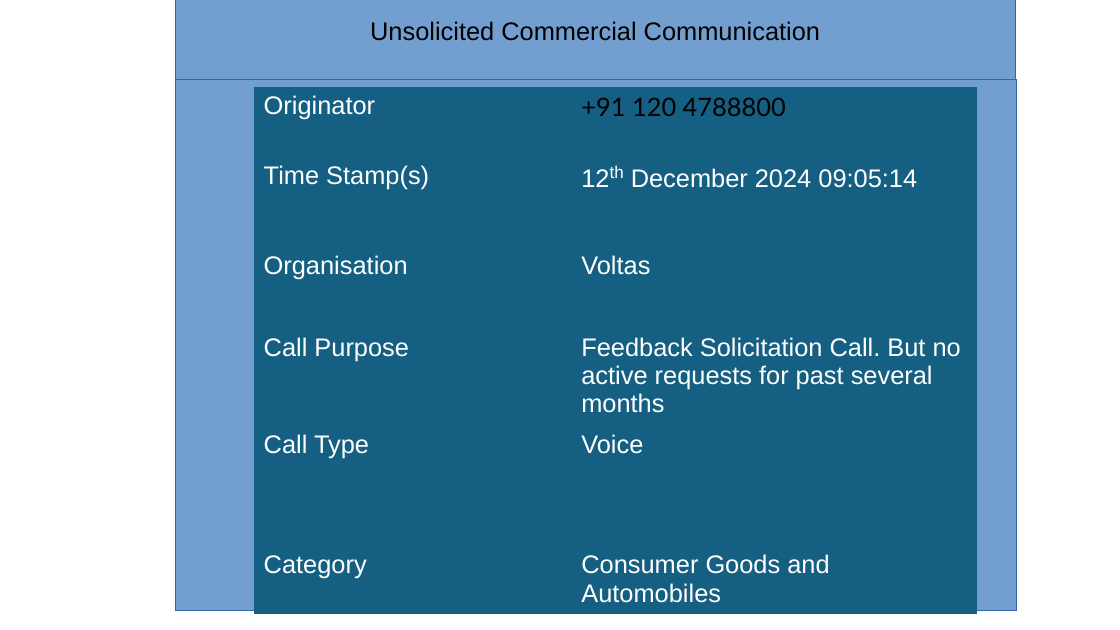
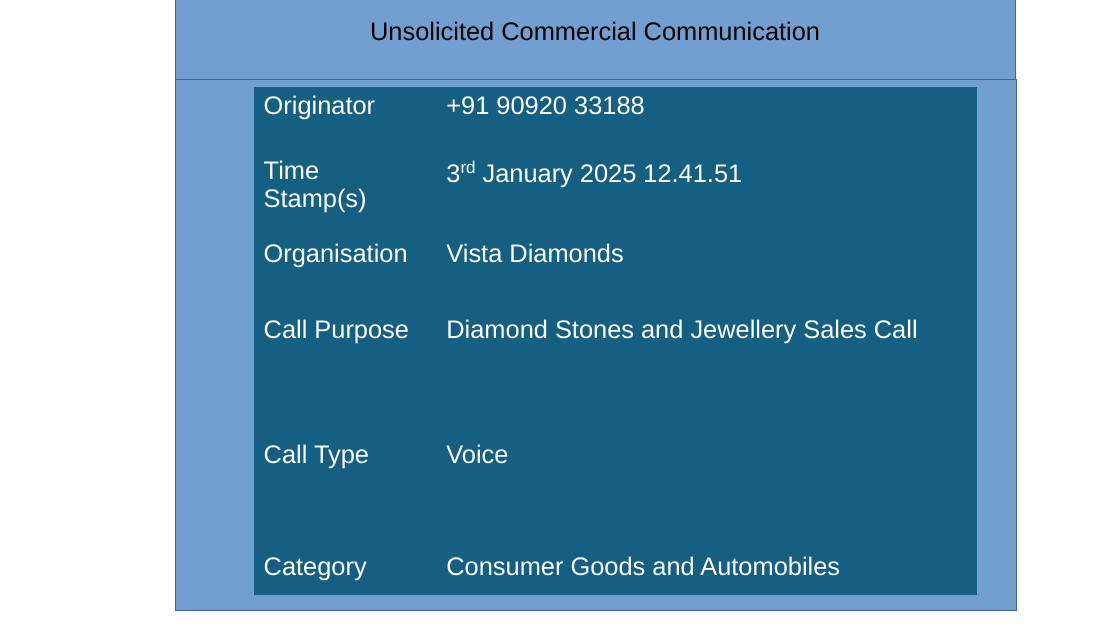
Before and after one commit to lavanyadeepak/lavanyadeepak.github.io, a slide deck: slide 1 of downloads/tmpublish.odp. Drawn at 1120x630 pixels with LibreOffice and Linux fonts; fonts in the diff are those of the drawing. Boxes give left, top, right and bottom in pixels: in the first picture for what was removed or moved away, otherwise in the second. Text is boxed around its words. In the diff, an @@ line names an element or a change of style, - is before the commit and + after.

```diff
--- a/downloads/tmpublish.odp
+++ b/downloads/tmpublish.odp
@@ table at (254, 86, 978, 595) @@
-row 1, column 2: +91 120 4788800
+row 1, column 2: +91 90920 33188
-row 2, column 2: 12th December 2024 09:05:14
+row 2, column 2: 3rd January 2025 12.41.51
-row 3, column 2: Voltas
+row 3, column 2: Vista Diamonds
-row 4, column 2: Feedback Solicitation Call. But no active requests for past several months
+row 4, column 2: Diamond Stones and Jewellery Sales Call
```
Also in this commit, not shown: 3 other slides changed, 3 slides added, 1 other file.
